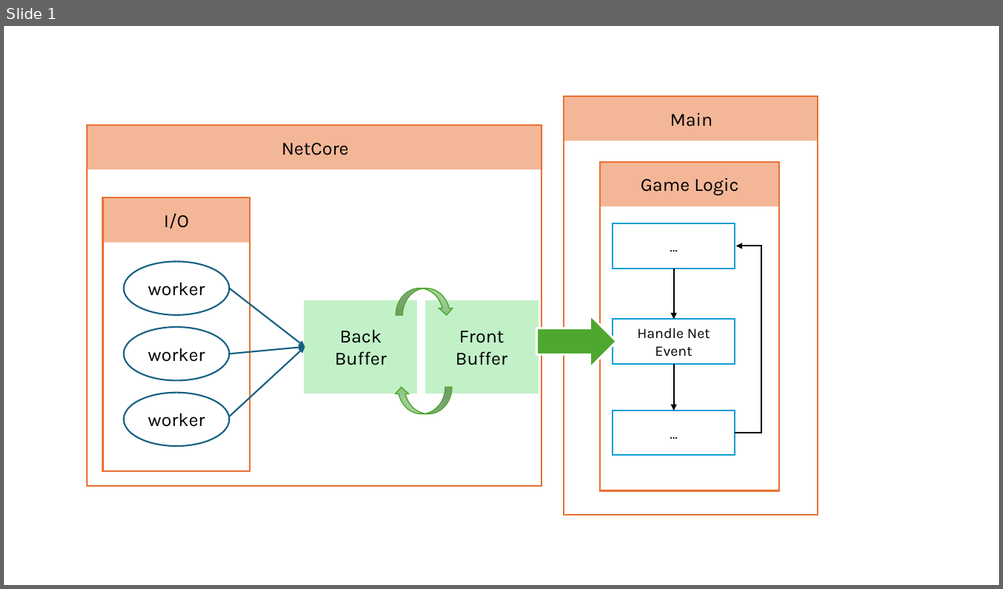
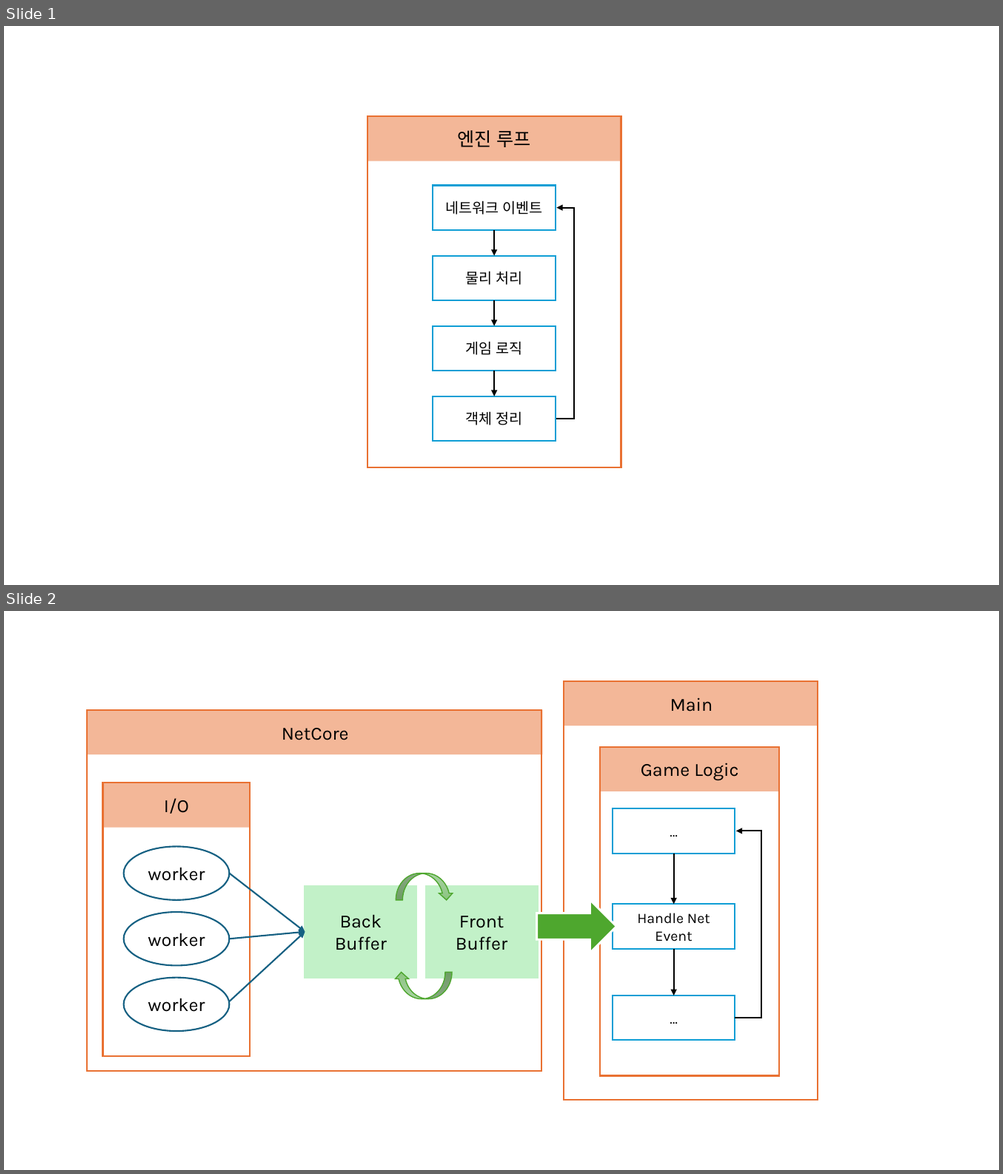
Before and after one commit to SeungjunPi/Tank, a slide deck: ppt/서버 설명자료.pptx. Shown one above the other, each under a label of ours: slide 1 before the commit, slides 1 and 2 after it. The pictures are 1003x589 and 1003x1174 pixels, drawn with LibreOffice and Linux fonts; fonts in the diff are those of the drawing. Boxes give left, top, right and bottom in pixels: in the first picture for what was removed or moved away, otherwise in the second. Text is boxed around its words. In the diff, an @@ line names an element or a change of style, - is before the commit and + after.

```diff
--- a/ppt/서버 설명자료.pptx
+++ b/ppt/서버 설명자료.pptx
@@ slide 1 added at <box>4,26,999,585</box>, background #FFFFFF @@
@@ rectangle added at <box>367,116,621,468</box>, fill #FFFFFF, outline #E97132 1.5 pt @@
@@ rectangle added at <box>367,116,621,161</box>, fill #E97132 at 50% opacity, 18 pt, text #000000 @@
+엔진 루프
@@ rectangle added at <box>433,186,555,230</box>, fill #FFFFFF, outline #0F9ED5 1.5 pt, 14 pt, text #000000 @@
+네트워크 이벤트
@@ elbow arrow added from (555, 419) to (556, 208), #000000 1.5 pt @@
@@ arrow added from (494, 230) to (494, 256), #000000 1.5 pt @@
@@ rectangle added at <box>433,256,555,301</box>, fill #FFFFFF, outline #0F9ED5 1.5 pt, 14 pt, text #000000 @@
+물리 처리
@@ arrow added from (494, 301) to (494, 326), #000000 1.5 pt @@
@@ rectangle added at <box>433,326,555,371</box>, fill #FFFFFF, outline #0F9ED5 1.5 pt, 14 pt, text #000000 @@
+게임 로직
@@ arrow added from (494, 371) to (494, 397), #000000 1.5 pt @@
@@ rectangle added at <box>433,397,555,442</box>, fill #FFFFFF, outline #0F9ED5 1.5 pt, 14 pt, text #000000 @@
+객체 정리
@@ what was slide 1 is now slide 2 @@
```
Also in this commit, not shown: 38 other files.
